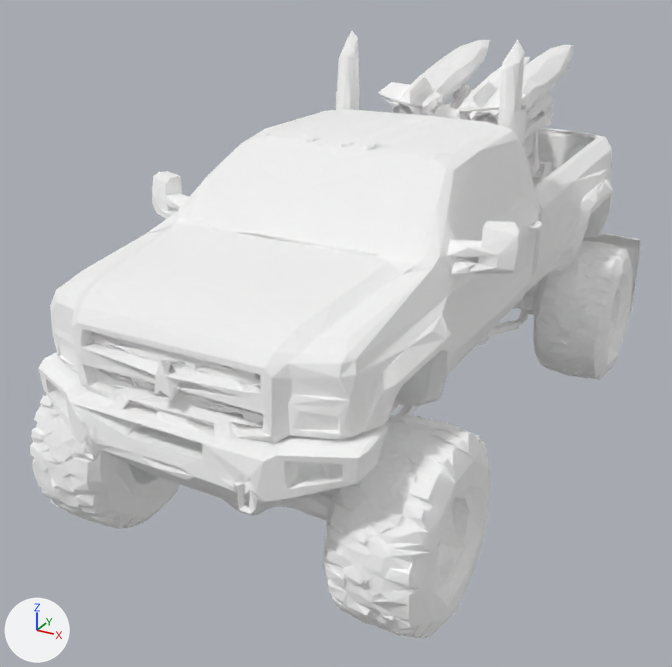
The glTF model models/cars/missile_commander.glb as it was, and as the next commit left it.
Rendered twice from a 50 mm camera at (3.41, -7.35, 4.49) aimed at (-0.34, -0.53, 1.08). The axes (+X, +Y, +Z) are drawn at lower left. The lights are the same throughout. The picture after the commit comes second. Where no turn or scale is listed for an object, it has been applied to the vertices.

The first picture shows 'body', 'wheel_FL_mesh', 'wheel_FR_mesh', 'wheel_RL_mesh'.
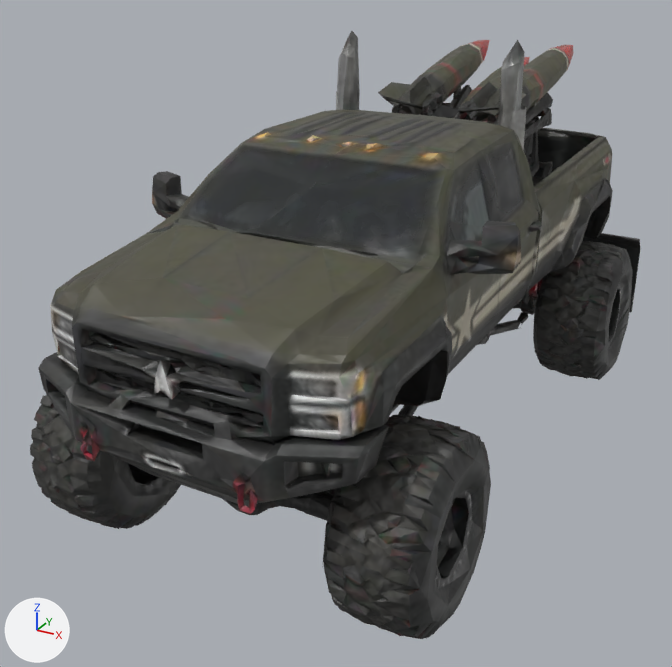
Where the change shows, as pixel boxes [x1, y1, x2, y2] in the pictures (672 x 667 px):
'body', surface changed (white to grey)
    both: [38, 31, 640, 521]
'wheel_FL_mesh', surface changed (white to black)
    both: [322, 415, 491, 639]
'wheel_RL_mesh', surface changed (white to black)
    both: [533, 241, 633, 380]
'wheel_FR_mesh', surface changed (white to black)
    both: [30, 394, 181, 529]

The change, as a list of edits to the scene's bpy script:
```text
Add img_image_0:
    img_image_0 = load_image('Image_0', '_unpacked/Image_0', 1024, 1024, 'sRGB')
Add img_image_2:
    img_image_2 = load_image('Image_2', '_unpacked/Image_2', 256, 256, 'Non-Color')
Add img_image_1:
    img_image_1 = load_image('Image_1', '_unpacked/Image_1', 512, 512, 'Non-Color')
Change mat_bakedmaterial_001:
    remove # nodes: BsdfPrincipled, OutputMaterial
    remove # colours: white #ffffff
    nodes: BsdfPrincipled, NormalMap, OutputMaterial, SeparateColor, TexImage x3
    uses the picture img_image_0
    uses the picture img_image_1
    uses the picture img_image_2
```
